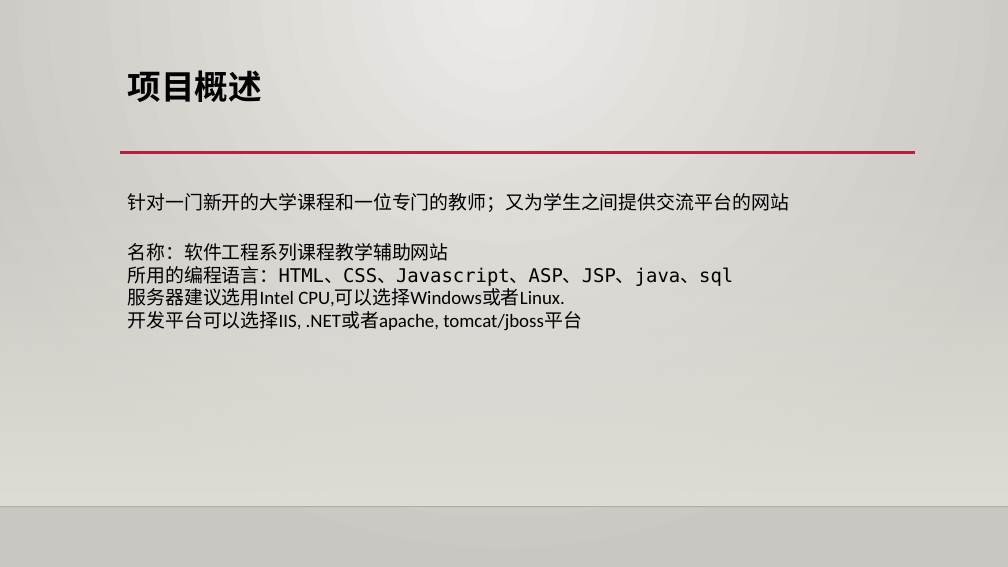
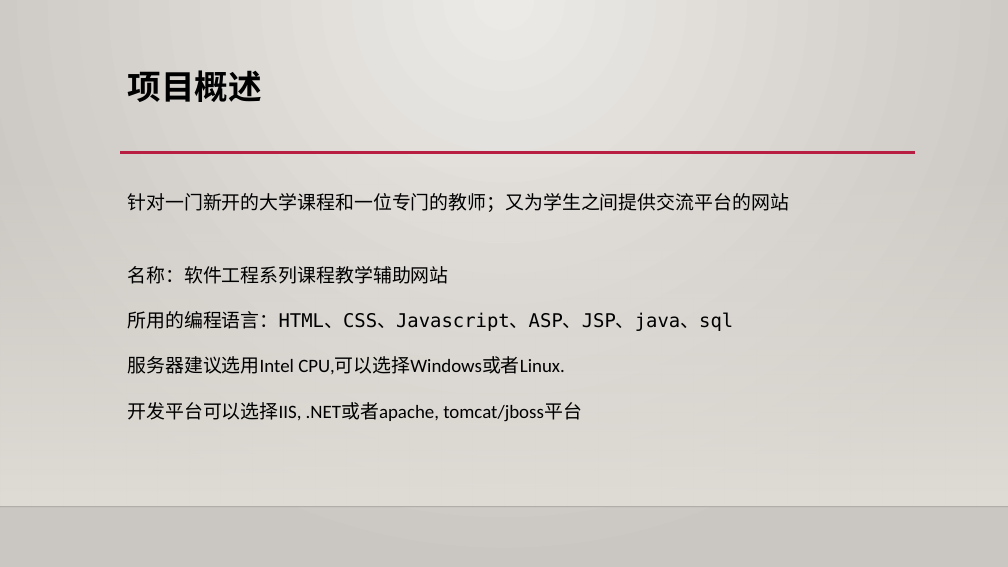
Before and after one commit to shangzhaoxiaozi/PRD-21, a slide deck: slide 3 of PRD-21-C2/非受控文档/过程文档/软件工程系列课程教学网站项目计划.pptx. Drawn at 1008x567 pixels with LibreOffice and Linux fonts; fonts in the diff are those of the drawing; background and template pictures are left out. Boxes give left, top, right and bottom in pixels: in the first picture for what was removed or moved away, otherwise in the second. Text is boxed around its words. In the diff, an @@ line names an element or a change of style, - is before the commit and + after.

```diff
--- a/PRD-21-C2/非受控文档/过程文档/软件工程系列课程教学网站项目计划.pptx
+++ b/PRD-21-C2/非受控文档/过程文档/软件工程系列课程教学网站项目计划.pptx
@@ text "名称：软件工程系列课程教学辅助网站" at (127,266,733,422): line spacing 1 to 2 @@
```
Also in this commit, not shown: 5 other slides changed, 17 other files.
